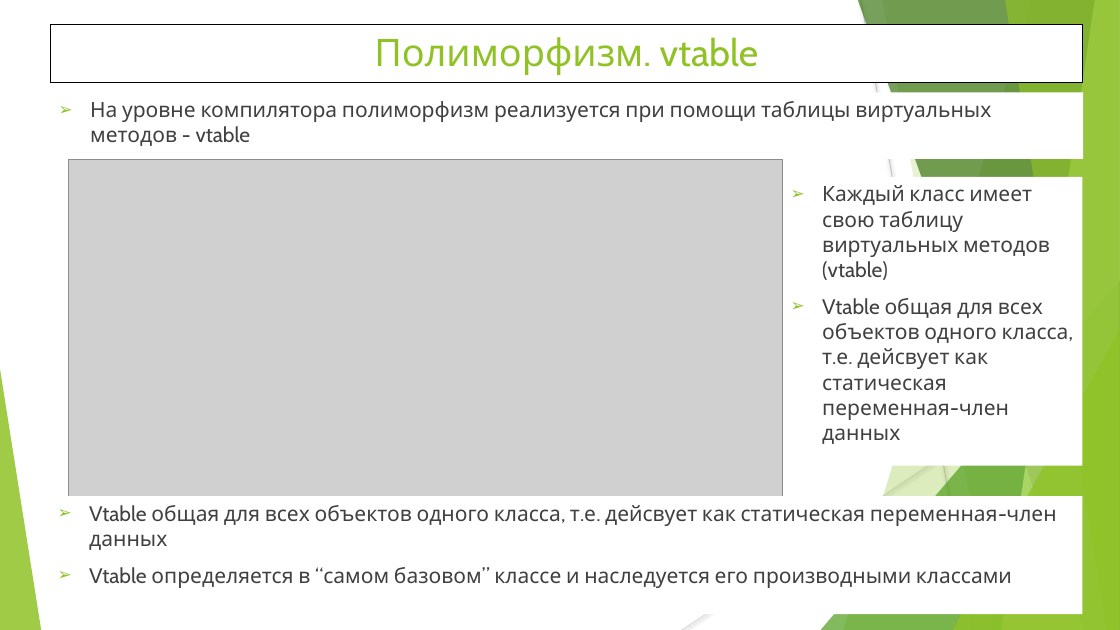
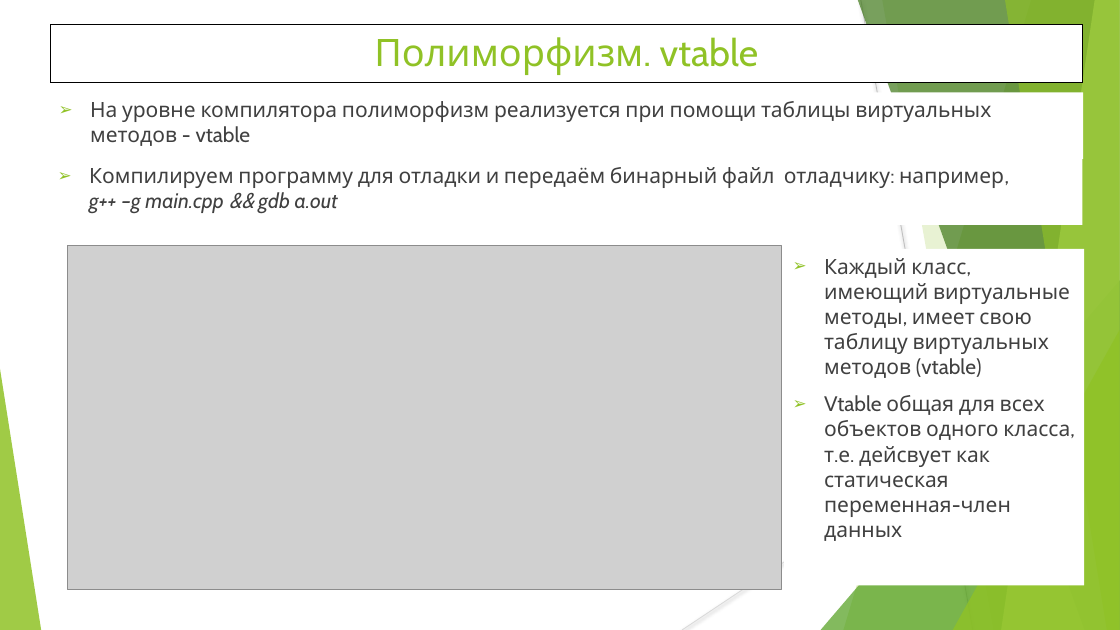
Before and after one commit to WhiteCatStudies/lectures, a slide deck: slide 13 of pt1/lectures/lecture2/lecture2.pptx. Drawn at 1120x630 pixels with LibreOffice and Linux fonts; fonts in the diff are those of the drawing; grey boxes stand for pictures. Boxes give left, top, right and bottom in pixels: in the first picture for what was removed or moved away, otherwise in the second. Text is boxed around its words. In the diff, an @@ line names an element or a change of style, - is before the commit and + after.

Commit message:
pt1 lecture2 vtable slides minor fixes

```diff
--- a/pt1/lectures/lecture2/lecture2.pptx
+++ b/pt1/lectures/lecture2/lecture2.pptx
@@ text "На уровне компилятора полиморфизм реализуется ..." rewrapped from [50, 92, 1084, 159] to [90, 101, 991, 146] @@
@@ text added at [89, 167, 1004, 213], 18 pt, text #404040 @@
+➢ Компилируем программу для отладки и передаём бинарный файл отладчику: например,
+  g++ –g main.cpp && gdb a.out
@@ picture: place and size @@
-picture at [68, 159, 782, 503]
+picture at [67, 245, 781, 590]
@@ text "Каждый класс, имеющий виртуальные методы, ...": place and size @@
-text "Каждый класс, имеющий виртуальные методы, ..." at [782, 176, 1082, 465]
+text "Каждый класс, имеющий виртуальные методы, ..." at [785, 249, 1085, 586]
@@ text at [824, 258, 1070, 378]: text changed @@
-➢ Каждый класс имеет свою таблицу виртуальных методов (vtable)
+➢ Каждый класс, имеющий виртуальные методы, имеет свою таблицу виртуальных методов (vtable)
@@ rectangle removed at [50, 497, 1083, 615] @@
-➢ Vtable общая для всех объектов одного класса, т.е. дейсвует как статическая переменная-член данных
-➢ Vtable определяется в “самом базовом” классе и наследуется его производными классами
```
Also in this commit, not shown: 3 other slides changed.
